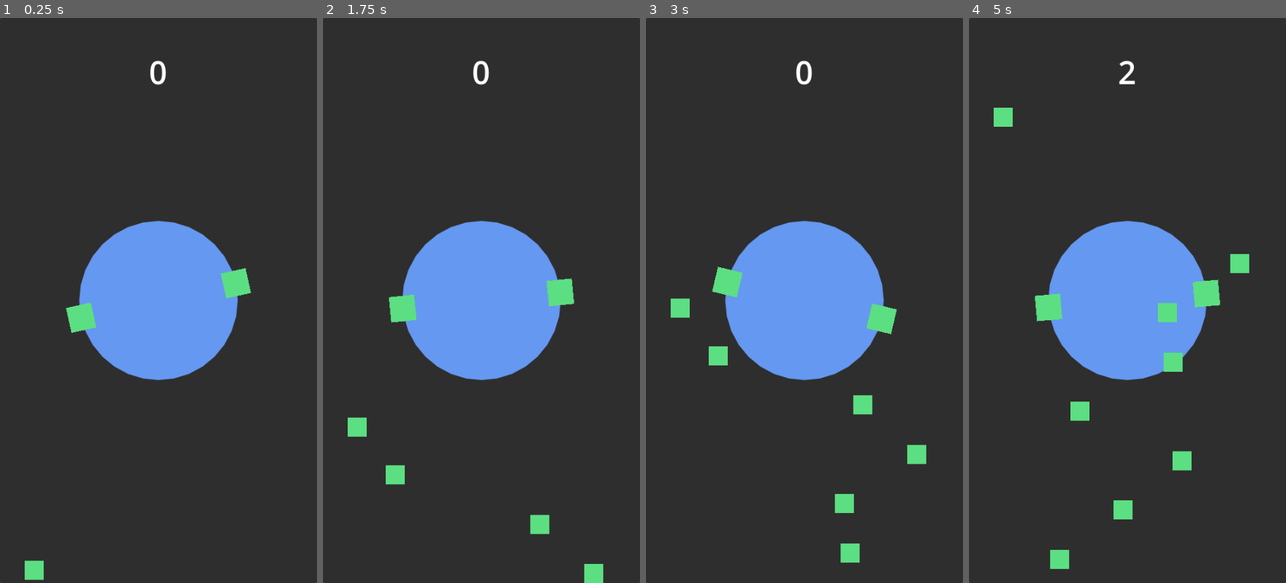
Above: before the commit, frames 1-4 (left to right).
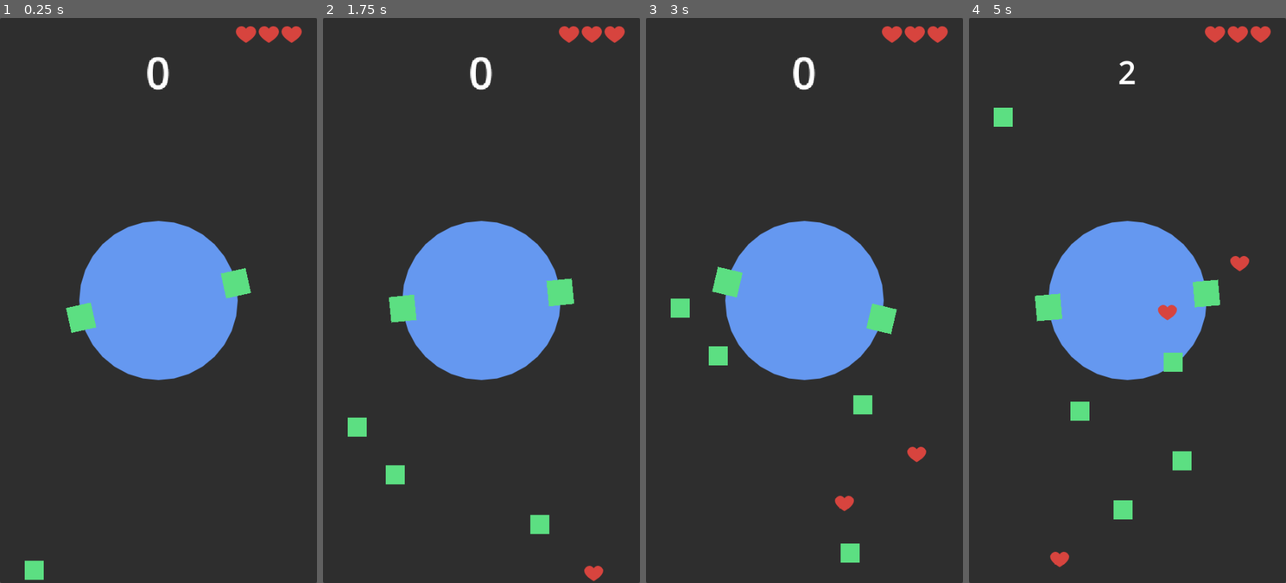
Above: after the commit, the same moments.

Repository: kotofeyy/CircleBattle
Game: Godot game, scene res://main.tscn
The game is run twice, just before and just after one commit, with the same random seed, the same clock (stepped at 60 frames per second) and the same inputs.
Inputs (mouse positions are in pixels of both pictures, inside the frame that each line leads up to):
- Up to frame 1 (0.25 s): no input
- Up to frame 2 (1.75 s): move the mouse to (551, 272) at 0.52 s; press the mouse at (551, 272) at 0.53 s; move the mouse to (418, 328) at 1.27 s; release the mouse at (418, 328) at 1.28 s; click (418, 328) at 1.35 s
- Up to frame 3 (3 s): move the mouse to (836, 176) at 2.02 s; press the mouse at (836, 176) at 2.03 s; move the mouse to (788, 413) at 2.77 s; release the mouse at (788, 413) at 2.78 s; click (788, 413) at 2.85 s
- Up to frame 4 (5 s): move the mouse to (1222, 385) at 3.52 s; press the mouse at (1222, 385) at 3.53 s; move the mouse to (1032, 215) at 4.27 s; release the mouse at (1032, 215) at 4.28 s; click (1032, 215) at 4.35 s

The runs differ from the first frame. In frame 1, 0.7% of the frame differs, in the area x 46-96%, y 1-13%; in frame 2, 0.9%; in frame 3, 1.1%, in the area x 46-96%, y 1-88%; in frame 4, 1.1%.

Commit message:
Добавил жизни

Diff:
--- a/code/enemy.gd
+++ b/code/enemy.gd
@@ -3,18 +3,21 @@
 
 const ELEMENT_ENEMY = preload("uid://bd5ah7dx2gsdr")
 const ELEMENT_FRIEND = preload("uid://nhx7jgro50t")
+const ELEMENT_HEALTH = preload("uid://ciuglsimu31u0")
+
 
 @export var speed: int = 150
 
 
 signal area_entered
 
-var type_element = "friend" ## friend or enemy
+var type_element = "friend" ## friend or enemy or heart
 
 
 func _ready() -> void:
 	if type_element == "friend": add_theme_stylebox_override("panel", ELEMENT_FRIEND)
-	else: add_theme_stylebox_override("panel", ELEMENT_ENEMY)
+	if type_element == "heart": add_theme_stylebox_override("panel", ELEMENT_HEALTH)
+	if type_element == "enemy": add_theme_stylebox_override("panel", ELEMENT_ENEMY)
 
 
 func _physics_process(delta: float) -> void:
@@ -25,6 +28,6 @@
 	queue_free()
 
 
-func _on_area_2d_area_entered(area: Area2D) -> void:
+func _on_area_2d_area_entered(_area: Area2D) -> void:
 	emit_signal("area_entered", type_element)
 	queue_free()
--- a/code/main.gd
+++ b/code/main.gd
@@ -1,21 +1,30 @@
 extends Control
 
+@onready var enemy_prefub: PackedScene = preload("res://enemy.tscn")
+@onready var heart_preload: PackedScene = preload("res://heart.tscn")
 
 @onready var panel: Panel = $Panel
 @onready var score_label: Label = $ScoreLabel
-@onready var enemy_prefub: PackedScene = preload("res://enemy.tscn")
-@onready var audio_stream_player: AudioStreamPlayer = $AudioStreamPlayer
+@onready var audio_stream_player_succes: AudioStreamPlayer = $AudioStreamPlayerSucces
+@onready var audio_stream_player_wrong: AudioStreamPlayer = $AudioStreamPlayerWrong
+@onready var h_box_container: HBoxContainer = $HeartsControl/MarginContainer/HBoxContainer
 
 
 var direction: bool
 var scores = 0
 var chance_spawn_eneemy = 0.15
+var chance_spawn_heart = 0.30
 var health = 3
 var game_is_start = true
+
 
 func _ready() -> void:
 	score_label.text = str(scores)
 	spawn_loop()
+	add_heart()
+	add_heart()
+	add_heart()
+
 
 func _physics_process(delta: float) -> void:
 	if direction:
@@ -40,7 +49,11 @@
 		if chance < chance_spawn_eneemy:
 			enemy.type_element = "enemy"
 		else:
-			enemy.type_element = "friend"
+			if chance < chance_spawn_heart:
+
+				enemy.type_element = "heart"
+			else:
+				enemy.type_element = "friend"
 		add_child(enemy)
 		enemy.position = Vector2(position_x, screen_size.y)
 
@@ -51,15 +64,44 @@
 
 func on_area_entered(type) -> void:
 	if type == "friend":
+		audio_stream_player_succes.play()
 		scores += 1
+		score_label_shake()
 		if scores > 10:
 			chance_spawn_eneemy = 0.25
-	else:
+	if type == "heart":
+		audio_stream_player_succes.play()
+		if health < 3:
+			health += 1
+			add_heart()
+	if type == "enemy":
+		audio_stream_player_wrong.play()
 		health -= 1
+		remove_heart()
+		score_label_wrong()
 		if health < 1:
 			game_is_start = false
 
-
 	score_label.text = str(scores)
 
-	audio_stream_player.play()
+
+func add_heart() -> void:
+	var heart_inst = heart_preload.instantiate()
+	h_box_container.add_child(heart_inst)
+
+
+func remove_heart() -> void:
+	var first_born = h_box_container.get_child(0)
+	first_born.queue_free()
+
+
+func score_label_shake() -> void:
+	var tween = get_tree().create_tween()
+	tween.tween_property(score_label, "scale", Vector2(1.5, 1.5), 0.1)
+	tween.chain().tween_property(score_label, "scale", Vector2(1.0, 1.0), 0.1)
+
+
+func score_label_wrong() -> void:
+	var tween = get_tree().create_tween()
+	tween.tween_property(score_label, "rotation_degrees", 30, 0.1)
+	tween.chain().tween_property(score_label, "rotation_degrees", 0, 0.1)
--- /dev/null
+++ b/heart.tscn
@@ -0,0 +1,10 @@
+[gd_scene format=3 uid="uid://h53bfcqywnoh"]
+
+[ext_resource type="Texture2D" uid="uid://8uu5eva2xfef" path="res://sprites/heart.png" id="1_cixvg"]
+
+[node name="Heart" type="TextureRect" unique_id=1222624823]
+texture_filter = 3
+size_flags_horizontal = 4
+size_flags_vertical = 4
+texture = ExtResource("1_cixvg")
+stretch_mode = 3
--- a/main.tscn
+++ b/main.tscn
@@ -3,6 +3,7 @@
 [ext_resource type="Script" uid="uid://bce8vin34cd88" path="res://code/main.gd" id="1_ig7tw"]
 [ext_resource type="StyleBox" uid="uid://nhx7jgro50t" path="res://themes/element_friend.tres" id="2_1bvp3"]
 [ext_resource type="AudioStream" uid="uid://bwsmqnjf5pylq" path="res://sounds/751080__smallconfusion__mechanical-plastic-click-02.wav" id="4_1bvp3"]
+[ext_resource type="AudioStream" uid="uid://bl0farenm73op" path="res://sounds/476177__unadamlar__wrong-choice.wav" id="5_lquwl"]
 
 [sub_resource type="StyleBoxFlat" id="StyleBoxFlat_7dm0k"]
 bg_color = Color(0.3954539, 0.5960563, 0.9408558, 1)
@@ -35,6 +36,20 @@
 grow_horizontal = 2
 grow_vertical = 2
 mouse_filter = 2
+
+[node name="ScoreLabel" type="Label" parent="." unique_id=211594171]
+z_index = 1
+layout_mode = 1
+anchors_preset = 10
+anchor_right = 1.0
+offset_top = 50.0
+offset_bottom = 119.0
+grow_horizontal = 2
+scale = Vector2(1.385, 1.385)
+pivot_offset = Vector2(250, 34)
+theme_override_font_sizes/font_size = 50
+text = "150"
+horizontal_alignment = 1
 
 [node name="CircleBackground" type="Panel" parent="." unique_id=251562514]
 layout_mode = 1
@@ -125,16 +140,35 @@
 grow_horizontal = 2
 grow_vertical = 0
 
-[node name="AudioStreamPlayer" type="AudioStreamPlayer" parent="." unique_id=457532437]
+[node name="HeartsControl" type="Control" parent="." unique_id=1129564326]
+z_index = 1
+layout_mode = 1
+anchor_left = 0.70000005
+anchor_right = 1.0
+anchor_bottom = 0.045
+offset_left = -3.0517578e-05
+offset_right = -0.00018310547
+offset_bottom = 0.0399971
+grow_horizontal = 0
+
+[node name="MarginContainer" type="MarginContainer" parent="HeartsControl" unique_id=1976503504]
+layout_mode = 1
+anchors_preset = -1
+anchor_right = 1.0
+anchor_bottom = 1.3000001
+grow_horizontal = 2
+grow_vertical = 2
+theme_override_constants/margin_left = 10
+theme_override_constants/margin_top = 10
+theme_override_constants/margin_right = 10
+theme_override_constants/margin_bottom = 10
+
+[node name="HBoxContainer" type="HBoxContainer" parent="HeartsControl/MarginContainer" unique_id=916782182]
+layout_mode = 2
+alignment = 1
+
+[node name="AudioStreamPlayerSucces" type="AudioStreamPlayer" parent="." unique_id=457532437]
 stream = ExtResource("4_1bvp3")
 
-[node name="ScoreLabel" type="Label" parent="." unique_id=211594171]
-layout_mode = 1
-anchors_preset = 10
-anchor_right = 1.0
-offset_top = 50.0
-offset_bottom = 119.0
-grow_horizontal = 2
-theme_override_font_sizes/font_size = 50
-text = "150"
-horizontal_alignment = 1
+[node name="AudioStreamPlayerWrong" type="AudioStreamPlayer" parent="." unique_id=1369300996]
+stream = ExtResource("5_lquwl")
--- a/project.godot
+++ b/project.godot
@@ -28,11 +28,16 @@
 ]
 }
 
+[input_devices]
+
+pointing/emulate_touch_from_mouse=true
+
 [physics]
 
 3d/physics_engine="Jolt Physics"
 
 [rendering]
 
+textures/canvas_textures/default_texture_filter=3
 rendering_device/driver.windows="d3d12"
 renderer/rendering_method="mobile"
--- a/themes/element_health.tres
+++ b/themes/element_health.tres
@@ -1,4 +1,6 @@
-[gd_resource type="StyleBoxFlat" format=3 uid="uid://ciuglsimu31u0"]
+[gd_resource type="StyleBoxTexture" format=3 uid="uid://ciuglsimu31u0"]
+
+[ext_resource type="Texture2D" uid="uid://8uu5eva2xfef" path="res://sprites/heart.png" id="1_oitmj"]
 
 [resource]
-bg_color = Color(0.9098039, 0.3372549, 0.5411765, 1)
+texture = ExtResource("1_oitmj")
Not shown, added: sounds/476177__unadamlar__wrong-choice.wav.import
Binary file added: sprites/heart.png
Not shown, added: sprites/heart.png.import
Not shown, added: sounds/476177__unadamlar__wrong-choice.wav
